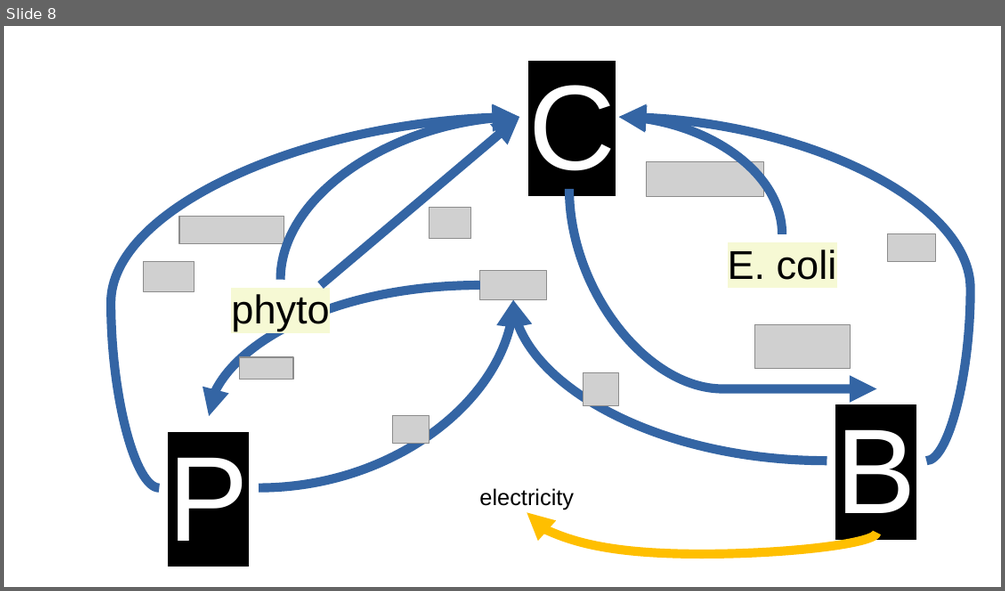
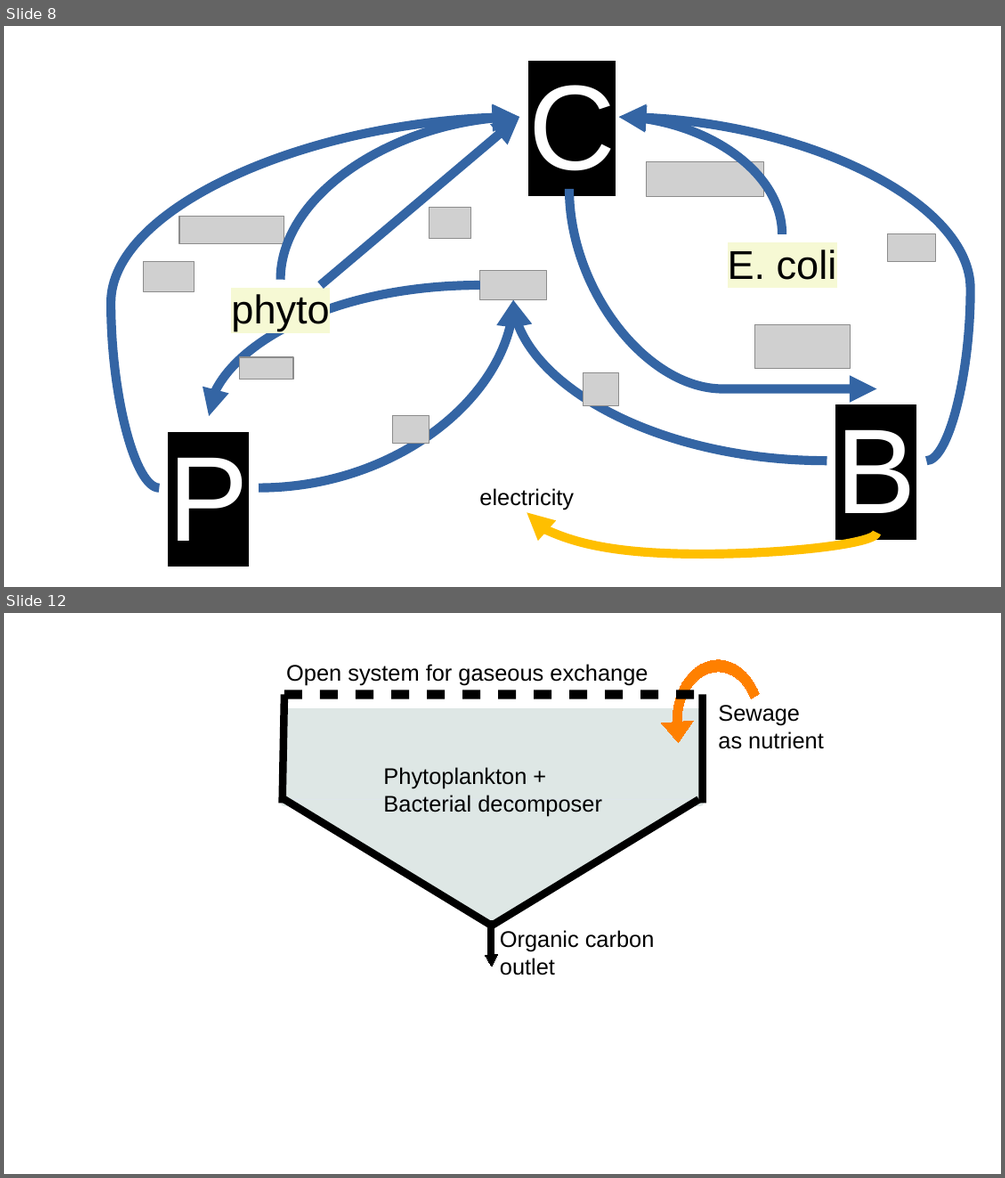
Before and after one commit to ph-u/PhyBac_C-Capture, a slide deck: sandbox/diagrams.odp. Shown one above the other, each under a label of ours: slide 8 before the commit, slides 8 and 12 after it; the slides between them are not shown. The pictures are 1005x591 and 1005x1178 pixels, drawn with LibreOffice and Linux fonts; fonts in the diff are those of the drawing; grey boxes stand for pictures. Boxes give left, top, right and bottom in pixels: in the first picture for what was removed or moved away, otherwise in the second. Text is boxed around its words. In the diff, an @@ line names an element or a change of style, - is before the commit and + after.

Commit message:
conceptual design of CPB system

```diff
--- a/sandbox/diagrams.odp
+++ b/sandbox/diagrams.odp
@@ slide 12 added at <box>4,613,1001,1174</box>, background #FFFFFF @@
@@ text added at <box>286,664,647,686</box>, 18 pt, text #000000 @@
+Open system for gaseous exchange
@@ freeform shape added at <box>673,660,764,778</box>, fill #FF8000, outline #FF8000 0 pt @@
@@ line added from (284, 694) to (283, 803), #000000 6.01 pt @@
@@ rectangle added at <box>284,713,701,803</box>, fill #DEE7E5, outline #DEE7E5 6.01 pt @@
@@ line added from (284, 694) to (701, 694), #000000 7.2 pt @@
@@ line added from (703, 694) to (703, 803), #000000 6.01 pt @@
@@ text added at <box>718,705,824,749</box>, 18 pt, text #000000 @@
+Sewage as nutrient
@@ text added at <box>383,767,602,816</box>, 18 pt, text #000000 @@
+Phytoplankton + Bacterial decomposer
@@ triangle added at <box>284,799,701,926</box>, fill #DEE7E5, outline #DEE6EF 0.51 pt @@
@@ line added from (284, 799) to (493, 926), #000000 6.01 pt @@
@@ line added from (699, 799) to (491, 926), #000000 6.01 pt @@
@@ right arrow added at <box>485,920,498,966</box>, fill #000000, outline #000000 0 pt @@
@@ text added at <box>500,930,655,975</box>, 18 pt, text #000000 @@
+Organic carbon outlet
```
